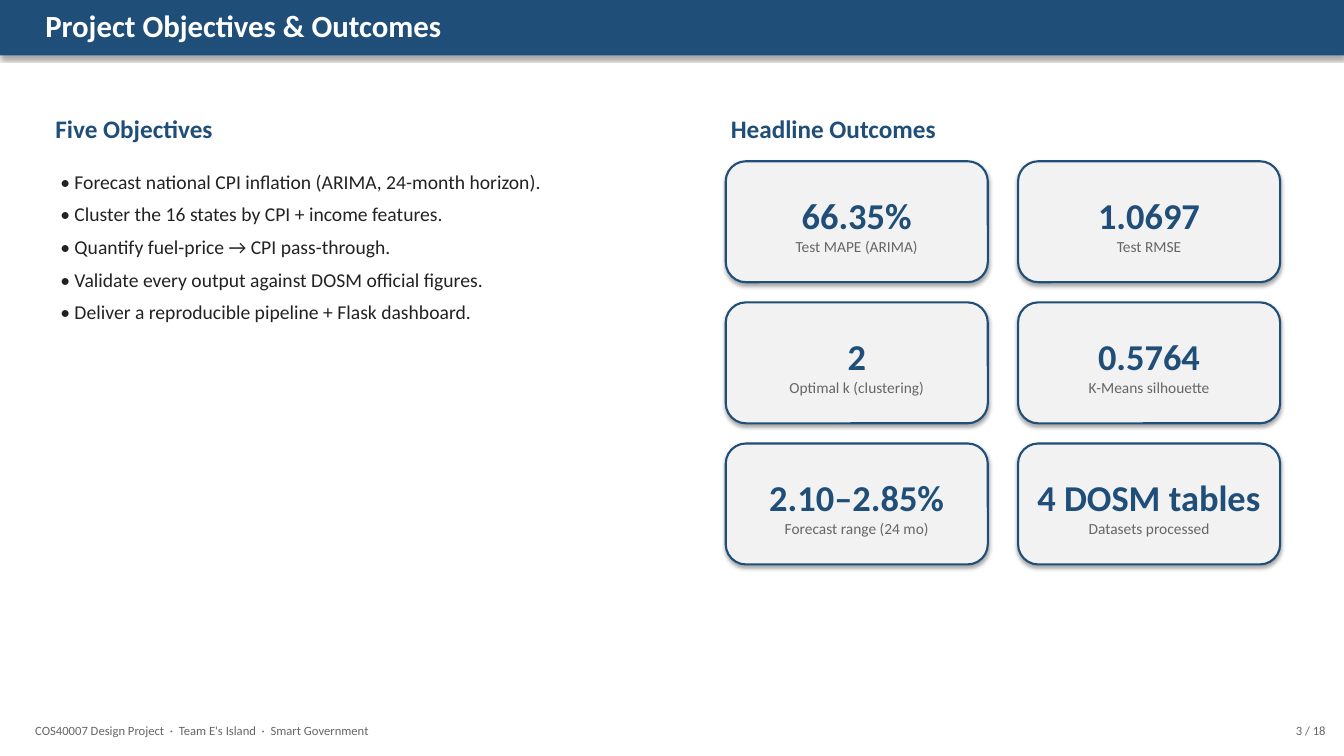
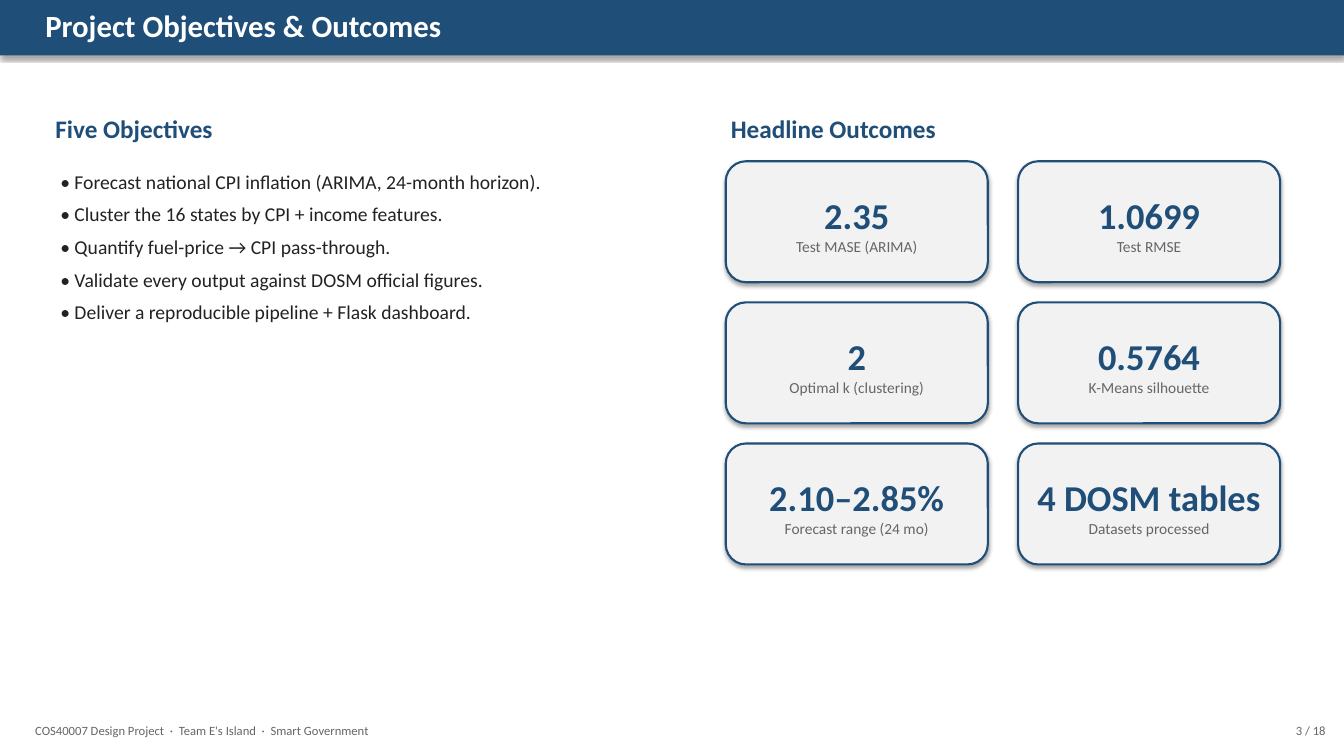
Before and after one commit to kenn040502/COS40007-Design-Project, a slide deck: slide 3 of outputs/COS40007_E's_Island_Presentation.pptx. Drawn at 1344x756 pixels with LibreOffice and Linux fonts; fonts in the diff are those of the drawing. Boxes give left, top, right and bottom in pixels: in the first picture for what was removed or moved away, otherwise in the second. Text is boxed around its words. In the diff, an @@ line names an element or a change of style, - is before the commit and + after.

```diff
--- a/outputs/COS40007_E's_Island_Presentation.pptx
+++ b/outputs/COS40007_E's_Island_Presentation.pptx
@@ text in rounded rectangle at [796, 205, 918, 254]: text changed @@
-66.35%
-Test MAPE (ARIMA)
+2.35
+Test MASE (ARIMA)
@@ text in rounded rectangle at [1098, 204, 1200, 230]: text changed @@
-1.0697
+1.0699
```
Also in this commit, not shown: 6 other slides changed, 20 other files.
